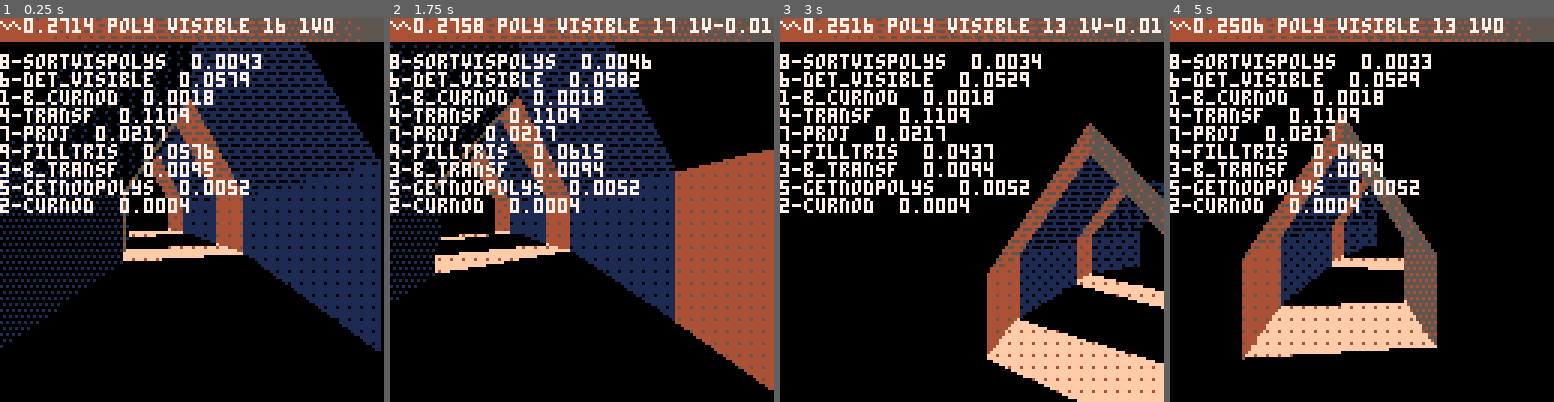
Above: before the commit, frames 1-4 (left to right).
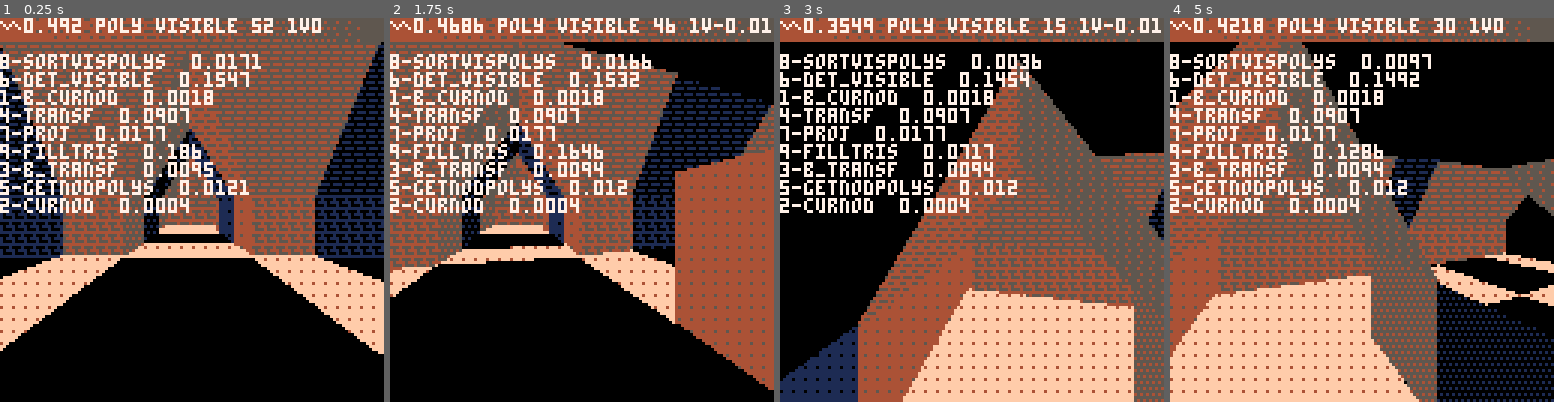
Above: after the commit, the same moments.

Repository: yourykiki/pico8
Game: PICO-8 cartridge temple.p8
Two runs of this game, one before a commit and one after it. Both use one fixed random seed, a clock stepped at 60 frames per second and the inputs below.
Inputs:
- Up to frame 1 (0.25 s): no input
- Up to frame 2 (1.75 s): hold Right from 1.6 s (still down)
- Up to frame 3 (3 s): release Right at 2.1 s; hold Up 2.15-2.42 s; hold Right from 2.47 s (still down)
- Up to frame 4 (5 s): release Right at 3.03 s; hold Left 3.08-3.58 s; hold Down 3.63-3.97 s; hold Right 4.02-4.68 s; hold Up from 4.73 s (still down)

The runs differ from the first frame. In frame 1, 48% of the frame differs, in the area x 0-100%, y 0-88%; in frame 2, 34%; in frame 3, 44%; in frame 4, 50%, in the area x 0-100%, y 0-100%.

Commit message:
make test level data with polys instead of tris

Diff:
--- a/temple.p8
+++ b/temple.p8
@@ -138,8 +138,8 @@
 function _init()
  cam=init_cam()
 -- nbvrt=#vrtx
- init_ring()
--- init_lvl()
+-- init_ring()
+ init_lvl()
 end
 
 function init_lvl()
@@ -708,7 +708,7 @@
 -->8
 -- 3d models
 
-local col0, col1,col2,col3,col4,col5,m4ident=
+local col0,col1,col2,col3,col4,col5,m4ident=
  0x01,0x54,0x4f,0x55,0x1c,0x53,
  {1,0,0,0, 0,1,0,0, 0,0,1,0, 0,0,0,1}
 
@@ -753,10 +753,10 @@
  local b4=b3+1
  local b5=b4+1
  local lpoly={
-  a5,b2,b1,col0, a4,b2,a5,col0,
-  a4,b3,b2,col0, a3,b3,a4,col0,
-  a3,b4,b3,col0, a2,b4,a3,col0,
-  a2,b5,b4,col0, a1,b5,a2,col0,
+  {a5,a4,b2,b1,col0},
+  {a4,a3,b3,b2,col0},
+  {a3,a2,b4,b3,col0},
+  {a2,a1,b5,b4,col0},
  }
  return {
   vrtx={},
@@ -817,28 +817,27 @@
   {-16,0,24},{-16,8,24},
   {-16,20,16},{-16,8,8},{-16,0,8},
  }
- local _tris={
-  1,2,6,col1, 2,7,6,col1,
-  3,7,2,col1, 3,8,7,col1,
-  3,4,9,col1, 3,9,8,col1,
-  4,5,10,col1, 4,10,9,col1,
-  1,6,5,col2, 6,10,5,col2,--end
-  11,12,16,col1, 12,17,16,col1,
-  12,13,17,col1, 13,8,17,col1,
-  13,14,18,col1, 13,18,8,col1,
-  14,15,19,col1, 14,19,18,col1,
-  11,16,15,col2, 15,16,19,col2,--end
-  20,21,10,col1, 21,9,10,col1,
-  21,22,8,col1, 21,8,9,col1,
-  22,23,17,col1, 22,17,8,col1,
-  23,24,16,col1, 23,16,17,col1,
-  10,16,20,col2, 20,16,24,col2,--end
-  29,6,7,col1, 29,7,28,col1,
-  28,7,8,col1, 28,8,27,col1,
-  27,8,18,col1, 27,18,26,col1,
-  26,18,19,col1, 26,19,25,col1,
-  29,25,6,col2, 25,19,6,col2,--end
-  --6,19,10,col0, 19,16,10,col0,
+ local _polys={
+  {1,2,7,6,col1},
+  {3,8,7,2,col1},
+  {3,4,9,8,col1},
+  {4,5,10,9,col1},
+  {1,6,10,5,col2},--end
+  {11,12,17,16,col1},
+  {12,13,8,17,col1},
+  {13,14,18,8,col1},
+  {14,15,19,18,col1},
+  {11,16,19,15,col2},--end
+  {20,21,9,10,col1},
+  {21,22,8,9,col1},
+  {22,23,17,8,col1},
+  {23,24,16,17,col1},
+  {10,16,24,20,col2},--end
+  {28,29,6,7,col1},
+  {27,28,7,8,col1},
+  {26,27,8,18,col1},
+  {25,26,18,19,col1},
+  {29,25,19,6,col2},--end
  }
 
  transform(_vrtx,
@@ -846,7 +845,7 @@
 
  return {
   vrtx=_vrtx,
-  tris=_tris,
+  polys=_polys,
   door_idx=function(self,i)
    if (i==4) return 25
    if (i==3) return 20
@@ -865,17 +864,17 @@
   {16,0,8},{16,8,8},
   {16,20,16},{16,8,24},{16,0,24},
  }
- local _tris={
-  1,2,6,col1, 2,7,6,col1,
-  3,7,2,col1, 3,8,7,col1,
-  3,4,9,col1, 3,9,8,col1,
-  4,5,10,col1, 4,10,9,col1,
-  1,6,5,col2, 6,10,5,col2,--end
-  11,12,10,col1, 12,9,10,col1,
-  12,13,9,col1, 13,8,9,col1,
-  13,14,8,col1, 14,7,8,col1,
-  14,15,7,col1, 15,6,7,col1,
-  6,15,10,col2, 15,11,10,col2,--end
+ local _polys={
+  {1,2,7,6,col1},
+  {2,3,8,7,col1},
+  {3,4,9,8,col1},
+  {4,5,10,9,col1},
+  {1,6,10,5,col2},--end
+  {11,12,9,10,col1},
+  {12,13,8,9,col1},
+  {13,14,7,8,col1},
+  {14,15,6,7,col1},
+  {6,15,11,10,col2},--end
  }
 
  transform(_vrtx,
@@ -883,7 +882,7 @@
 
  return {
   vrtx=_vrtx,
-  tris=_tris,
+  polys=_polys,
   door_idx=function(self,i)
    if (i==2) return 11
    return 1
@@ -903,20 +902,20 @@
   {16,20,16},{16,8,24},{16,0,24},
   {-8,0,8},{-8,0,24}
  }
- local _tris={
-  1,2,13,col1, 2,12,13,col1,
-  3,12,2,col1, 3,11,12,col1,
-  4,7,3,col1, 3,7,6,col1,
-  5,8,4,col1, 4,8,7,col1,
-  5,1,8,col2, 1,21,8,col2,--end
-  10,11,15,col1, 11,6,15,col1,
-  9,10,14,col1, 10,15,14,col1,
-  14,22,9,col2, 22,13,9,col2,--end
-  16,17,8,col1, 17,7,8,col1,
-  17,18,7,col1, 18,6,7,col1,
-  18,19,15,col1, 18,15,6,col1,
-  19,20,14,col1, 19,14,15,col1,
-  16,8,14,col2, 16,14,20,col2,--end
+ local _polys={
+  {1,2,12,13,col1},
+  {3,11,12,2,col1},
+  {4,7,6,3,col1},
+  {5,8,7,4,col1},
+  {5,1,21,8,col2},--end
+  {10,11,6,15,col1},
+  {9,10,15,14,col1},
+  {14,22,13,9,col2},--end
+  {16,17,7,8,col1},
+  {17,18,6,7,col1},
+  {18,19,15,6,col1},
+  {19,20,14,15,col1},
+  {16,8,14,20,col2},--end
  }
 
  transform(_vrtx,
@@ -924,7 +923,7 @@
 
  return {
   vrtx=_vrtx,
-  tris=_tris,
+  polys=_polys,
   door_idx=function(self,i)
    if (i==3) return 16
    if (i==2) return 9
